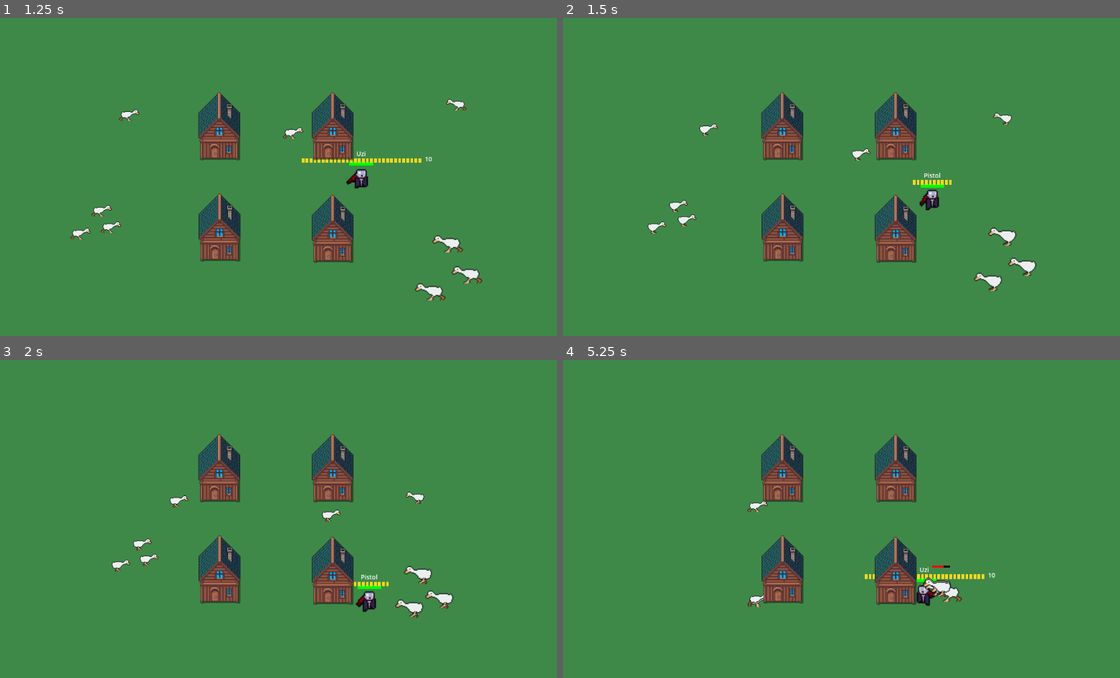
Above: before the commit, frames 1-4 (two rows, left to right).
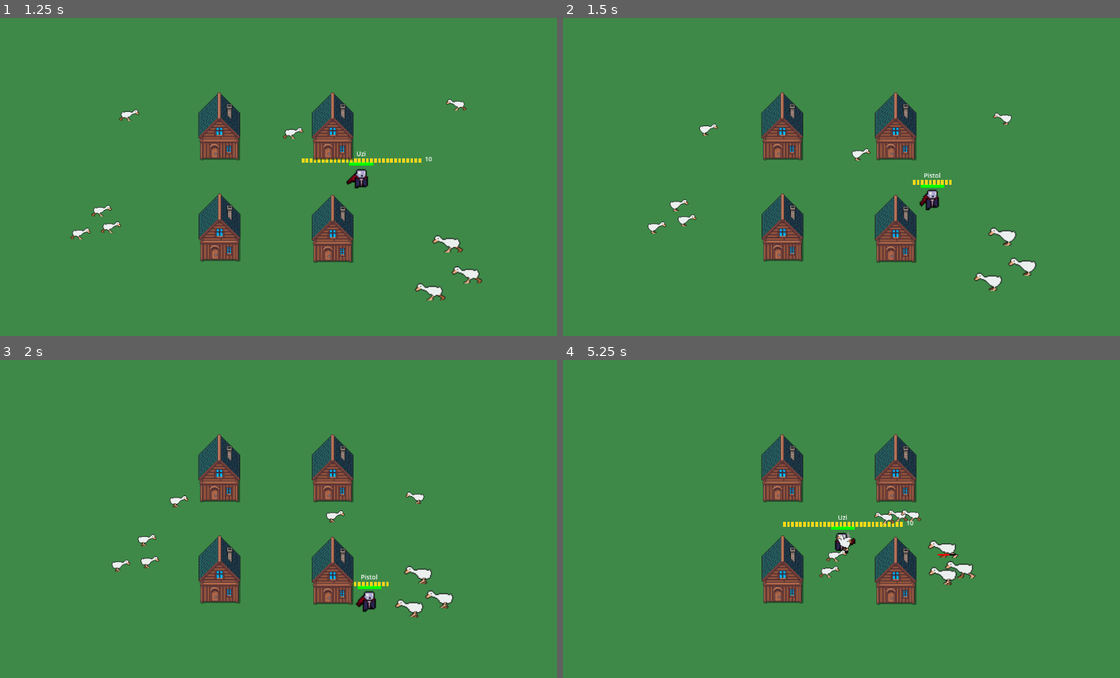
Above: after the commit, the same moments.

Repository: MatthewDulworth/gmtk26
Game: Godot game, scene res://main.tscn
Two runs of this game, one before a commit and one after it. Both use one fixed random seed, a clock stepped at 60 frames per second and the inputs below. Sound files missing from this copy of the repository are replaced by a short silence.
Inputs:
- Up to frame 1 (1.25 s): hold D (move_right) from 0.53 s (still down); tap E (next_weapon) at 0.6 s
- Up to frame 2 (1.5 s): release D (move_right) at 1.28 s; hold S (move_down) from 1.28 s (still down); tap Q (previous_weapon) at 1.35 s
- Up to frame 3 (2 s): keep holding S (move_down)
- Up to frame 4 (5.25 s): release S (move_down) at 2.03 s; hold D (move_right) 2.03-2.78 s; hold Space (shoot) 2.03-2.78 s; hold W (move_up) 2.78-3.53 s; tap E (next_weapon) at 2.85, 5.1 s; hold A (move_left) 3.53-5.03 s; tap Q (previous_weapon) at 3.6 s; tap R (reload) at 4.15 s; tap Space (shoot) at 4.35 s; hold S (move_down) from 5.03 s (still down)

Frame 1 is identical in both runs. In frame 2, less than 0.1% of the frame differs, in the area x 19-23%, y 56-62%; in frame 3, 0.3%; in frame 4, 2.0%, in the area x 33-78%, y 44-78%.

Commit message:
fixed some collisions stuff

Diff:
--- a/autoload/CollisionLayers.gd
+++ b/autoload/CollisionLayers.gd
@@ -7,5 +7,6 @@
 	PLAYER_HURTBOX = 4,
 	ENEMY_HURTBOX = 5,
 	PLAYER_ATTACK = 6,
-	ENEMY_ATTACK = 7
+	ENEMY_ATTACK = 7,
+	OBSTACLE = 8
 }
--- a/chracters/enemies/enemy.tscn
+++ b/chracters/enemies/enemy.tscn
@@ -222,9 +222,6 @@
 }]
 
 [node name="Enemy" type="CharacterBody2D" unique_id=976929462 node_paths=PackedStringArray("health", "hurtbox")]
-motion_mode = 1
-collision_layer = 4
-collision_mask = 3
 script = ExtResource("1_yhatl")
 enemy_data = SubResource("Resource_dgned")
 health = NodePath("Health")
--- a/chracters/player/player.tscn
+++ b/chracters/player/player.tscn
@@ -23,8 +23,9 @@
 starting_weapons = Array[ExtResource("10_wdata")]([ExtResource("3_7eplg"), ExtResource("3_uzi"), ExtResource("5_t7shh")])
 metadata/_custom_type_script = "uid://b1ltxks71q21v"
 
-[sub_resource type="RectangleShape2D" id="RectangleShape2D_3c51y"]
-size = Vector2(56, 64)
+[sub_resource type="CapsuleShape2D" id="CapsuleShape2D_3c51y"]
+radius = 20.0
+height = 60.0
 
 [sub_resource type="AtlasTexture" id="AtlasTexture_u62p4"]
 atlas = ExtResource("7_5edc0")
@@ -339,7 +340,7 @@
 [node name="Player" type="CharacterBody2D" unique_id=1399235571 node_paths=PackedStringArray("health", "hurtbox", "weapon", "weapons_list", "health_bar", "weapon_hud")]
 motion_mode = 1
 collision_layer = 2
-collision_mask = 5
+collision_mask = 130
 script = ExtResource("1_6ele1")
 player_data = SubResource("Resource_pxe5x")
 health = NodePath("Health")
@@ -351,7 +352,7 @@
 
 [node name="CollisionShape2D" type="CollisionShape2D" parent="." unique_id=1634337190]
 position = Vector2(2, 0)
-shape = SubResource("RectangleShape2D_3c51y")
+shape = SubResource("CapsuleShape2D_3c51y")
 
 [node name="HurtBox" parent="." unique_id=538028481 instance=ExtResource("2_q3yxo")]
 
--- a/components/Projectile.tscn
+++ b/components/Projectile.tscn
@@ -14,7 +14,7 @@
 
 [node name="Projectile" type="Area2D" unique_id=1365435706]
 collision_layer = 5
-collision_mask = 17
+collision_mask = 145
 script = ExtResource("1_0nlcc")
 metadata/_custom_type_script = "uid://d3sowafpw7a4o"
 
--- a/obstacles/Obstacle.tscn
+++ b/obstacles/Obstacle.tscn
@@ -3,11 +3,13 @@
 [ext_resource type="Script" uid="uid://bl4qta4i4ucy4" path="res://obstacles/Obstacle.gd" id="1_fqy7a"]
 [ext_resource type="Texture2D" uid="uid://cksn71qah5jih" path="res://assets/Cute_Fantasy_Free/Outdoor decoration/House_1_Wood_Base_Blue.png" id="2_emqbp"]
 
-[sub_resource type="RectangleShape2D" id="RectangleShape2D_rhggh"]
-size = Vector2(70.25, 113.75)
+[sub_resource type="CapsuleShape2D" id="CapsuleShape2D_rhggh"]
+radius = 35.0
+height = 110.0
 
 [node name="Obstacle" type="StaticBody2D" unique_id=1943589396]
-collision_layer = 1
+collision_layer = 128
+collision_mask = 0
 script = ExtResource("1_fqy7a")
 
 [node name="Sprite2D" type="Sprite2D" parent="." unique_id=1487069667]
@@ -16,4 +18,4 @@
 [node name="CollisionShape2D" type="CollisionShape2D" parent="." unique_id=1910922974]
 visible = false
 position = Vector2(-0.125, -6.125)
-shape = SubResource("RectangleShape2D_rhggh")
+shape = SubResource("CapsuleShape2D_rhggh")
--- a/weapons/Uzi.tres
+++ b/weapons/Uzi.tres
@@ -8,7 +8,6 @@
 full_auto = true
 fire_rate = 15.0
 damage = 0.4
-reload_time = 1.0
 bullet_spread = 0.08
 mag_size = 30
 num_mags = 10
--- a/weapons/Weapon.gd
+++ b/weapons/Weapon.gd
@@ -3,6 +3,7 @@
 
 const WORLD_LAYER := 1 << 0 # world layer bitmask
 const ENEMY_HURTBOX_LAYER := 1 << 4 # enemy_hurtbox layer bitmask
+const OBSTACLE_LAYER := 1 << 7 # obstacle layer bitmask
 const HITSCAN_MASK := WORLD_LAYER | ENEMY_HURTBOX_LAYER
 
 const TRACER_WIDTH := 4.0
@@ -96,11 +97,21 @@
 		var shot_dir := dir.rotated(spread)
 		var from := global_position
 		var to := from + shot_dir * weapon_slot.weapon.hitscan_range
-		var query := PhysicsRayQueryParameters2D.create(from, to)
-		query.collision_mask = HITSCAN_MASK
-		query.collide_with_areas = true
-		query.collide_with_bodies = false
-		var result := space_state.intersect_ray(query)
+
+		var hurtbox_query := PhysicsRayQueryParameters2D.create(from, to)
+		hurtbox_query.collision_mask = HITSCAN_MASK
+		hurtbox_query.collide_with_areas = true
+		hurtbox_query.collide_with_bodies = false
+		var result := space_state.intersect_ray(hurtbox_query)
+
+		var obstacle_query := PhysicsRayQueryParameters2D.create(from, to)
+		obstacle_query.collision_mask = OBSTACLE_LAYER
+		obstacle_query.collide_with_areas = false
+		obstacle_query.collide_with_bodies = true
+		var obstacle_result := space_state.intersect_ray(obstacle_query)
+		if obstacle_result and (not result or from.distance_squared_to(obstacle_result.position) < from.distance_squared_to(result.position)):
+			result = obstacle_result
+
 		if result:
 			to = result.position
 			if weapon_slot.weapon.hit_explosion:
